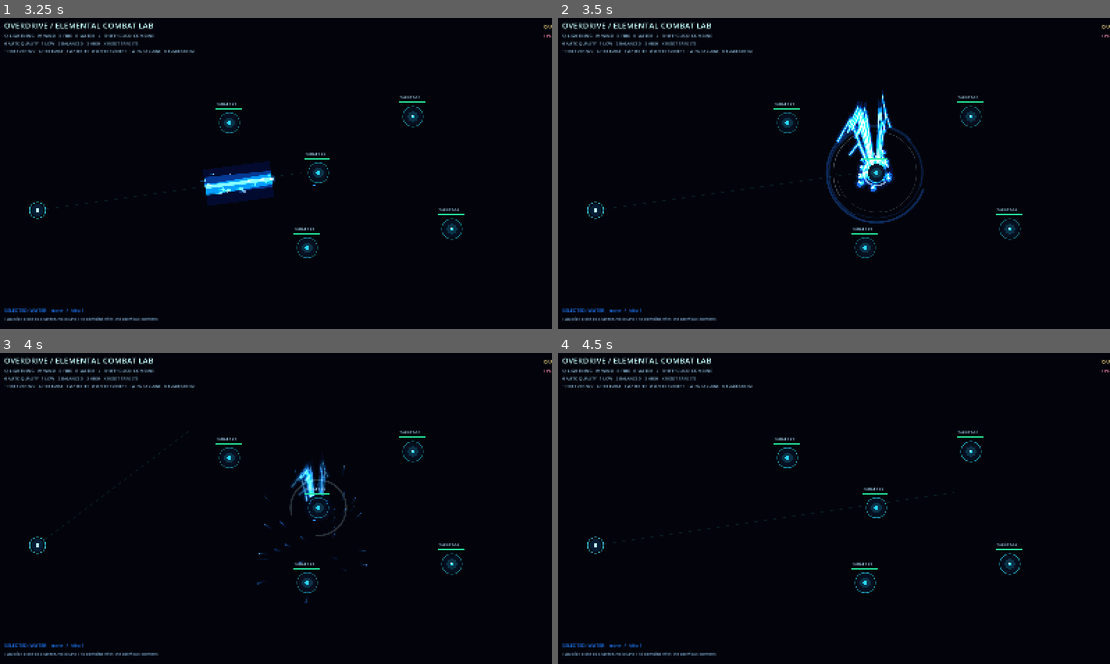
Above: before the commit, frames 1-4 (two rows, left to right).
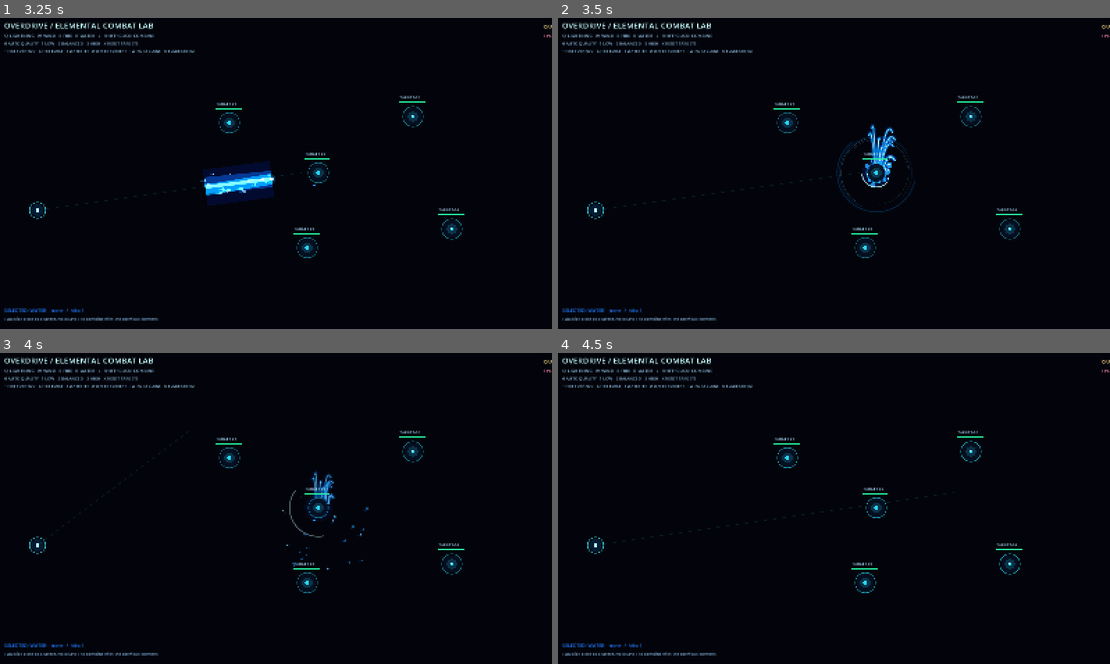
Above: after the commit, the same moments.

Repository: rifatsidik/elemental-overdrive
Game: Godot game, scene res://scenes/elemental_combat_lab.tscn
The game is run twice, just before and just after one commit, with the same random seed, the same clock (stepped at 60 frames per second) and the same inputs. This scene is started directly instead of the project's main scene.
Inputs (mouse positions are in pixels of both pictures, inside the frame that each line leads up to):
- Up to frame 1 (3.25 s): tap Enter at 0.5, 2 s; move the mouse to (248, 235) at 0.52 s; hold W 0.53-2.03 s; tap Q at 0.6 s; click (248, 235) at 0.67 s; tap Space at 1.25, 2.75 s; move the mouse to (441, 220) at 1.27 s; tap E at 1.35 s; move the mouse to (104, 126) at 2.02 s; hold A from 2.03 s (still down); tap R at 2.1 s; move the mouse to (303, 173) at 2.77 s; tap 0 at 2.85 s; click (303, 173) at 2.92 s
- Up to frame 2 (3.5 s): keep holding A
- Up to frame 3 (4 s): move the mouse to (193, 430) at 3.52 s; release A at 3.53 s; hold S from 3.53 s (still down); tap 1 at 3.6 s
- Up to frame 4 (4.5 s): move the mouse to (955, 492) at 4.27 s; release S at 4.28 s; hold D from 4.28 s (still down); tap 2 at 4.35 s

Frame 1 is identical in both runs. In frame 2, 2.4% of the frame differs, in the area x 48-67%, y 23-67%; in frame 3, 0.9%; in frame 4, nothing differs.

Commit message:
Fix water impact overdraw and smooth splash geometry

Diff:
--- a/scripts/visuals/elements/water_burst.gd
+++ b/scripts/visuals/elements/water_burst.gd
@@ -1,20 +1,21 @@
 extends Node2D
 class_name OverdriveWaterBurst
 
-## Water impact: pressure core, crown splash, rising jets, droplets and broad wave rings.
+## Controlled liquid impact: readable pressure core, smooth crown jets, droplets and ripples.
+## Water uses alpha blending so layered cyan/white strokes do not saturate into a noisy neon blob.
 var age: float = 0.0
-var lifetime: float = 0.9
+var lifetime: float = 0.92
 var strength: float = 1.0
 var layer_budget: int = 2
-var tint: Color = Color(0.12, 0.48, 1.0, 1.0)
+var tint: Color = Color(0.08, 0.48, 1.0, 1.0)
 var _droplet_velocities: Array[Vector2] = []
 var _droplet_sizes: PackedFloat32Array = PackedFloat32Array()
 var _jet_angles: PackedFloat32Array = PackedFloat32Array()
 var _jet_heights: PackedFloat32Array = PackedFloat32Array()
 var _rng := RandomNumberGenerator.new()
 
-func configure(new_strength: float, seed_value: int, layers: int, color: Color = Color(0.12, 0.48, 1.0, 1.0)) -> void:
-	strength = clampf(new_strength, 0.25, 2.25)
+func configure(new_strength: float, seed_value: int, layers: int, color: Color = Color(0.08, 0.48, 1.0, 1.0)) -> void:
+	strength = clampf(new_strength, 0.25, 1.8)
 	layer_budget = clampi(layers, 1, 3)
 	tint = color
 	_rng.seed = seed_value
@@ -22,21 +23,21 @@
 	_droplet_sizes.clear()
 	_jet_angles.clear()
 	_jet_heights.clear()
-	for i in range(16 + layer_budget * 8):
-		var angle := _rng.randf_range(0.0, TAU)
-		var speed := _rng.randf_range(75.0, 310.0)
-		_droplet_velocities.append(Vector2.from_angle(angle) * speed + Vector2(0.0, -_rng.randf_range(25.0, 110.0)))
-		_droplet_sizes.append(_rng.randf_range(2.0, 6.2))
-	for i in range(9 + layer_budget * 3):
-		_jet_angles.append(_rng.randf_range(-PI * 0.92, -PI * 0.08))
-		_jet_heights.append(_rng.randf_range(42.0, 115.0))
+	for i in range(14 + layer_budget * 5):
+		var angle := _rng.randf_range(-PI * 0.94, PI * 0.94)
+		var speed := _rng.randf_range(65.0, 245.0)
+		_droplet_velocities.append(Vector2.from_angle(angle) * speed + Vector2(0.0, -_rng.randf_range(20.0, 95.0)))
+		_droplet_sizes.append(_rng.randf_range(1.6, 4.8))
+	for i in range(7 + layer_budget * 2):
+		_jet_angles.append(_rng.randf_range(-PI * 0.91, -PI * 0.09))
+		_jet_heights.append(_rng.randf_range(38.0, 92.0))
 	age = 0.0
 	queue_redraw()
 
 func _ready() -> void:
-	var additive := CanvasItemMaterial.new()
-	additive.blend_mode = CanvasItemMaterial.BLEND_MODE_ADD
-	material = additive
+	var liquid_material := CanvasItemMaterial.new()
+	liquid_material.blend_mode = CanvasItemMaterial.BLEND_MODE_MIX
+	material = liquid_material
 	set_process(true)
 
 func _process(delta: float) -> void:
@@ -48,44 +49,53 @@
 
 func _draw() -> void:
 	var progress := clampf(age / lifetime, 0.0, 1.0)
-	var fade := 1.0 - progress
-	var punch := 1.0 - smoothstep(0.0, 0.24, age)
-	var expanding := smoothstep(0.0, 0.48, age)
-	# Stronger blue volume behind the white-blue liquid core.
-	draw_circle(Vector2.ZERO, (20.0 + 27.0 * punch) * strength, Color(0.015, 0.22, 1.0, fade * 0.2))
-	draw_circle(Vector2.ZERO, (13.0 + 14.0 * punch) * strength, Color(0.0, 0.58, 1.0, fade * 0.34))
-	draw_circle(Vector2.ZERO, (5.0 + 7.0 * punch) * strength, Color(0.82, 0.98, 1.0, fade * 0.92))
-	# Large, staggered wavefronts instead of tiny concentric rings.
-	for i in range(layer_budget + 2):
-		var ring_progress := clampf(age / (0.3 + float(i) * 0.095), 0.0, 1.0)
-		var radius := (14.0 + ring_progress * (94.0 + float(i) * 23.0)) * strength
-		var start_angle := age * (1.8 + float(i) * 0.38) + float(i) * 1.64
-		var sweep := PI * (1.12 + 0.24 * sin(age * 12.0 + float(i)))
-		var alpha := (1.0 - ring_progress) * (0.82 / float(i + 1))
-		draw_arc(Vector2.ZERO, radius, start_angle, start_angle + sweep, 52, Color(tint.r, tint.g, tint.b, alpha), maxf(1.2, 5.2 - float(i) * 0.65), true)
-		draw_arc(Vector2.ZERO, radius * 0.87, start_angle + PI * 0.72, start_angle + PI * 1.25, 28, Color(0.84, 0.98, 1.0, alpha * 0.92), maxf(1.0, 2.0 - float(i) * 0.2), true)
-	# Liquid crown: tall asymmetric jets curl away from the center.
+	var fade := 1.0 - smoothstep(0.48, 1.0, progress)
+	var impact_pulse := 1.0 - smoothstep(0.0, 0.2, age)
+	var expansion := smoothstep(0.0, 0.48, age)
+
+	# Compact, layered pressure core: deep blue body, cyan shell, pearl-white glint.
+	draw_circle(Vector2.ZERO, (22.0 + 17.0 * impact_pulse) * strength, Color(0.015, 0.16, 0.62, fade * 0.26))
+	draw_circle(Vector2.ZERO, (15.0 + 12.0 * impact_pulse) * strength, Color(0.0, 0.48, 0.9, fade * 0.46))
+	draw_circle(Vector2(-2.0, -2.0), (6.0 + 5.0 * impact_pulse) * strength, Color(0.7, 0.96, 1.0, fade * 0.9))
+
+	# Broad, staggered ripples with restrained line widths and non-uniform gaps.
+	for i in range(layer_budget + 1):
+		var ring_t := clampf(age / (0.32 + float(i) * 0.11), 0.0, 1.0)
+		var radius := (18.0 + ring_t * (78.0 + float(i) * 18.0)) * strength
+		var alpha := (1.0 - ring_t) * fade * (0.58 / float(i + 1))
+		var start := age * (1.2 + float(i) * 0.23) + float(i) * 1.7
+		var sweep := PI * (1.1 + 0.12 * sin(age * 8.0 + float(i)))
+		draw_arc(Vector2.ZERO, radius, start, start + sweep, 40, Color(0.02, 0.48, 0.88, alpha), maxf(1.0, 3.6 - float(i) * 0.55), true)
+		draw_arc(Vector2.ZERO, radius * 0.9, start + 2.0, start + 2.0 + sweep * 0.62, 28, Color(0.65, 0.94, 1.0, alpha * 0.82), maxf(1.0, 1.45 - float(i) * 0.12), true)
+
+	# Crown splash: quadratic curves are sampled into smooth liquid arcs (no sharp three-point kinks).
 	for i in range(_jet_angles.size()):
 		var angle: float = _jet_angles[i]
-		var height: float = _jet_heights[i] * strength * (1.0 - progress * 0.65)
+		var height: float = _jet_heights[i] * strength * (1.0 - progress * 0.52)
 		var side := Vector2(cos(angle), sin(angle))
-		var base := side * (7.0 + 12.0 * expanding) * strength
-		var mid := side * (20.0 + height * 0.45) + Vector2(0.0, -height * 0.68)
-		var tip := side * (32.0 + height * 0.65) + Vector2(0.0, -height * 0.12)
-		var curve := PackedVector2Array([base, mid, tip])
-		draw_polyline(curve, Color(0.0, 0.34, 1.0, fade * 0.3), 8.0 * strength, true)
-		draw_polyline(curve, Color(0.05, 0.72, 1.0, fade * 0.8), 3.4 * strength, true)
-		draw_polyline(curve, Color(0.88, 0.99, 1.0, fade * 0.95), 1.15 * strength, true)
-	# Droplets use gravity and bright specular highlights for a wet, liquid read.
+		var base := side * (7.0 + 11.0 * expansion) * strength
+		var control := side * (22.0 + height * 0.24) + Vector2(0.0, -height * 0.78)
+		var tip := side * (26.0 + height * 0.5) + Vector2(0.0, -height * 0.22)
+		var curve := PackedVector2Array()
+		for step in range(13):
+			var t := float(step) / 12.0
+			var one_minus_t := 1.0 - t
+			curve.append(base * one_minus_t * one_minus_t + control * 2.0 * one_minus_t * t + tip * t * t)
+		var jet_fade := fade * (1.0 - float(i % 3) * 0.12)
+		draw_polyline(curve, Color(0.02, 0.24, 0.72, jet_fade * 0.34), 7.0 * strength, true)
+		draw_polyline(curve, Color(0.02, 0.62, 0.96, jet_fade * 0.82), 3.0 * strength, true)
+		draw_polyline(curve, Color(0.72, 0.96, 1.0, jet_fade * 0.9), 1.0 * strength, true)
+
+	# Droplets separate from the splash silhouette and fall under a simple ballistic arc.
 	for i in range(_droplet_velocities.size()):
 		var velocity: Vector2 = _droplet_velocities[i]
-		var position := velocity * age + Vector2(0.0, 300.0 * age * age)
+		var position := velocity * age + Vector2(0.0, 250.0 * age * age)
 		var radius: float = _droplet_sizes[i] * strength * fade
-		var tail := position - velocity.normalized() * (10.0 + velocity.length() * 0.04)
-		draw_line(tail, position, Color(0.02, 0.34, 1.0, fade * 0.42), maxf(1.0, radius * 1.9), true)
-		draw_line(tail.lerp(position, 0.45), position, Color(0.22, 0.82, 1.0, fade * 0.76), maxf(1.0, radius * 0.8), true)
-		draw_circle(position, radius * 1.65, Color(0.02, 0.42, 1.0, fade * 0.2))
-		draw_circle(position, radius, Color(tint.r, tint.g, tint.b, fade * 0.94))
-		draw_circle(position - Vector2(radius * 0.26, radius * 0.34), radius * 0.42, Color(0.95, 1.0, 1.0, fade * 0.98))
-	# A final sweeping highlight makes the hit feel like a heavy volume of water.
-	draw_arc(Vector2.ZERO, (8.0 + expanding * 32.0) * strength, age * 4.2, age * 4.2 + PI * 1.62, 42, Color(0.8, 0.98, 1.0, fade * 0.75), 2.3 * strength, true)
+		var tail := position - velocity.normalized() * (5.0 + velocity.length() * 0.025)
+		draw_line(tail, position, Color(0.02, 0.34, 0.82, fade * 0.48), maxf(1.0, radius * 1.25), true)
+		draw_circle(position, radius, Color(0.12, 0.62, 0.96, fade * 0.88))
+		draw_circle(position - Vector2(radius * 0.22, radius * 0.28), radius * 0.34, Color(0.9, 0.99, 1.0, fade * 0.9))
+
+	# Final liquid crescent anchors the impact and makes the water read as a heavy splash.
+	var crescent_radius := (12.0 + expansion * 34.0) * strength
+	draw_arc(Vector2.ZERO, crescent_radius, PI * 0.12 + age * 1.5, PI * 0.88 + age * 1.5, 36, Color(0.74, 0.96, 1.0, fade * 0.78), 2.0 * strength, true)
